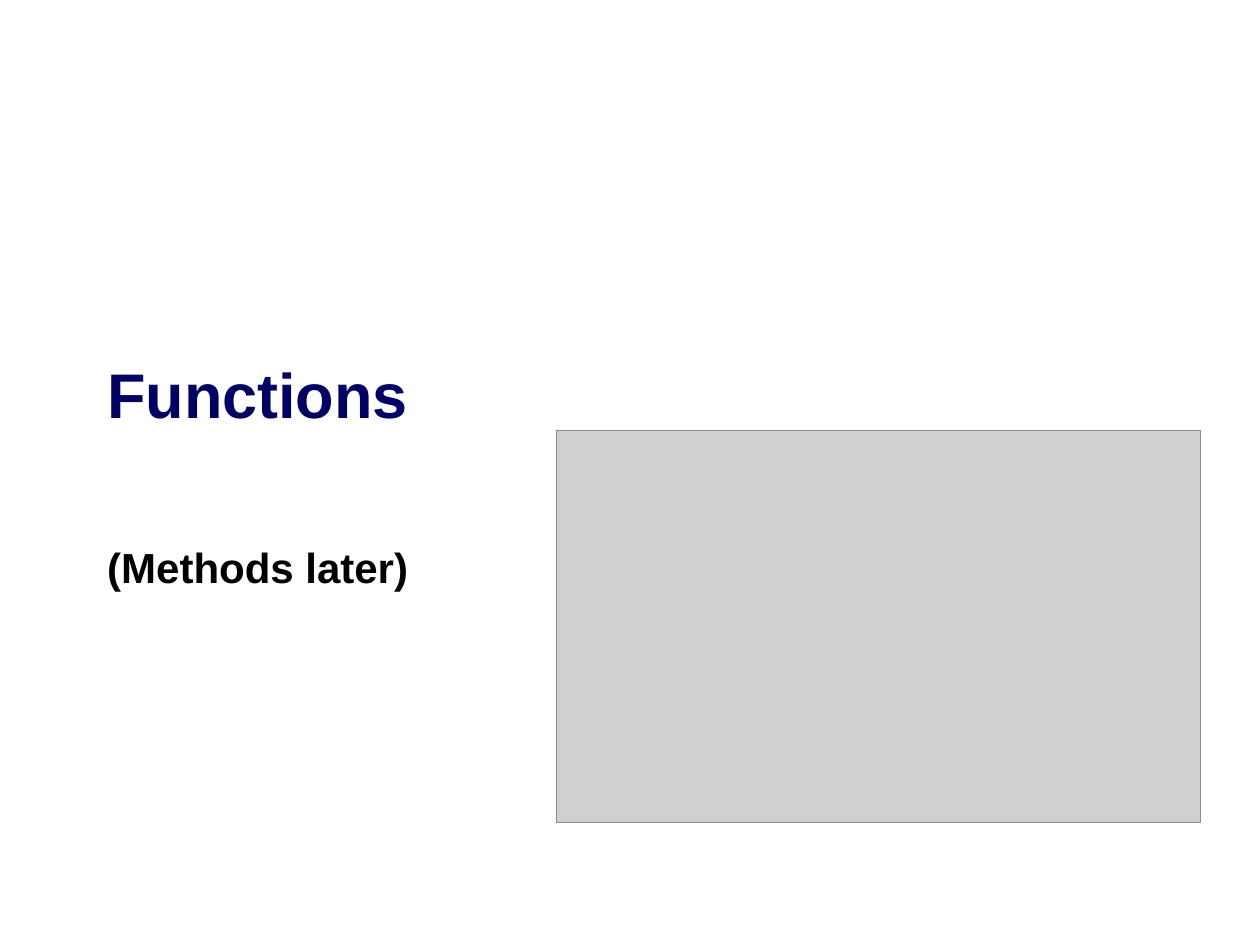
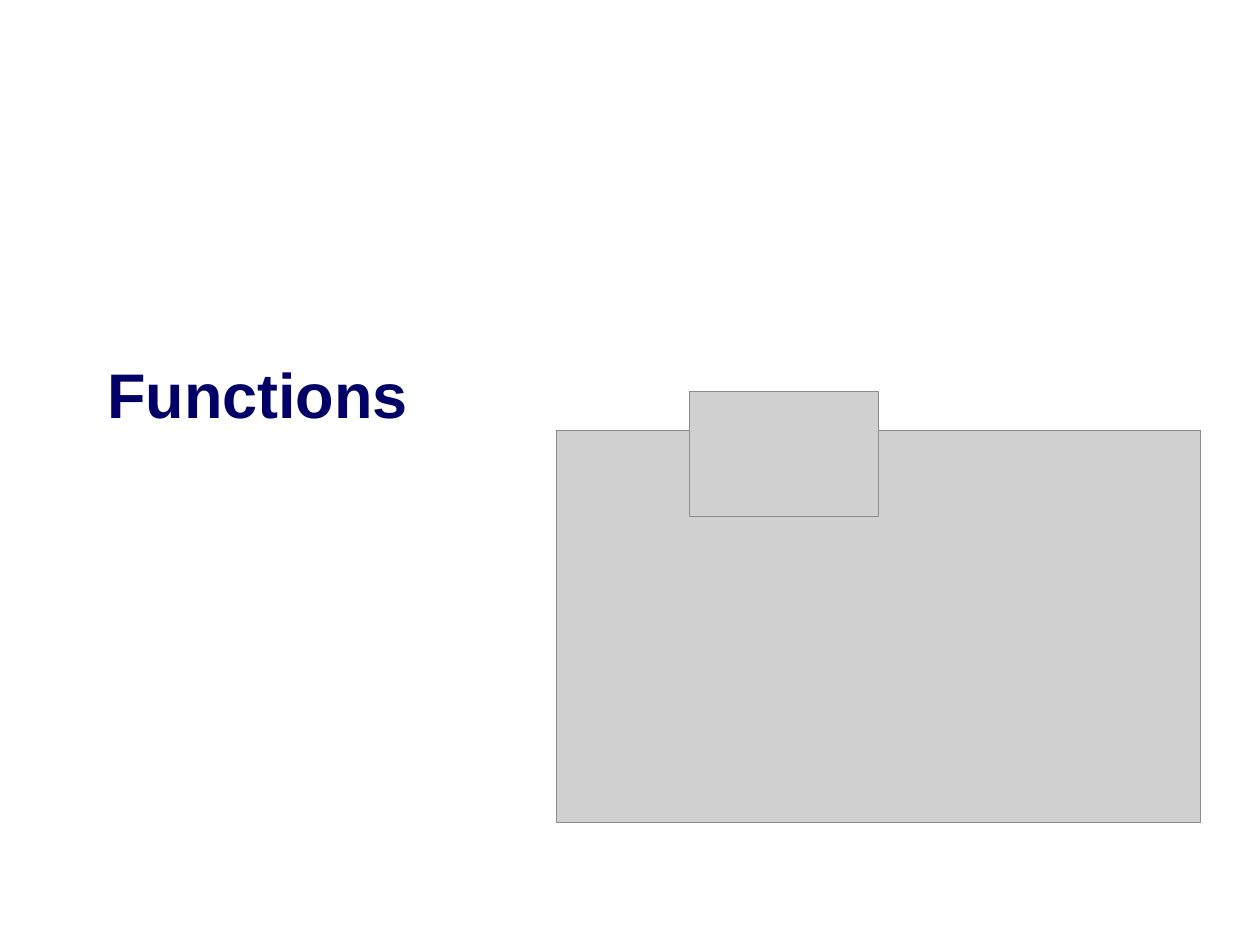
Before and after one commit to artificial-intelligence-class/artificial-intelligence-class.github.io, a slide deck: slide 14 of assets/slides/02-Python3-review2.pptx (slide 4 before the commit). Drawn at 1260x945 pixels with LibreOffice and Linux fonts; fonts in the diff are those of the drawing; grey boxes stand for pictures. Boxes give left, top, right and bottom in pixels: in the first picture for what was removed or moved away, otherwise in the second. Text is boxed around its words. In the diff, an @@ line names an element or a change of style, - is before the commit and + after.

```diff
--- a/assets/slides/02-Python3-review2.pptx
+++ b/assets/slides/02-Python3-review2.pptx
@@ picture added at (689, 392, 878, 517) @@
@@ subtitle removed at (107, 552, 408, 592) @@
-(Methods later)
```
Also in this commit, not shown: 11 other slides changed, 10 slides added, 2 other files.
